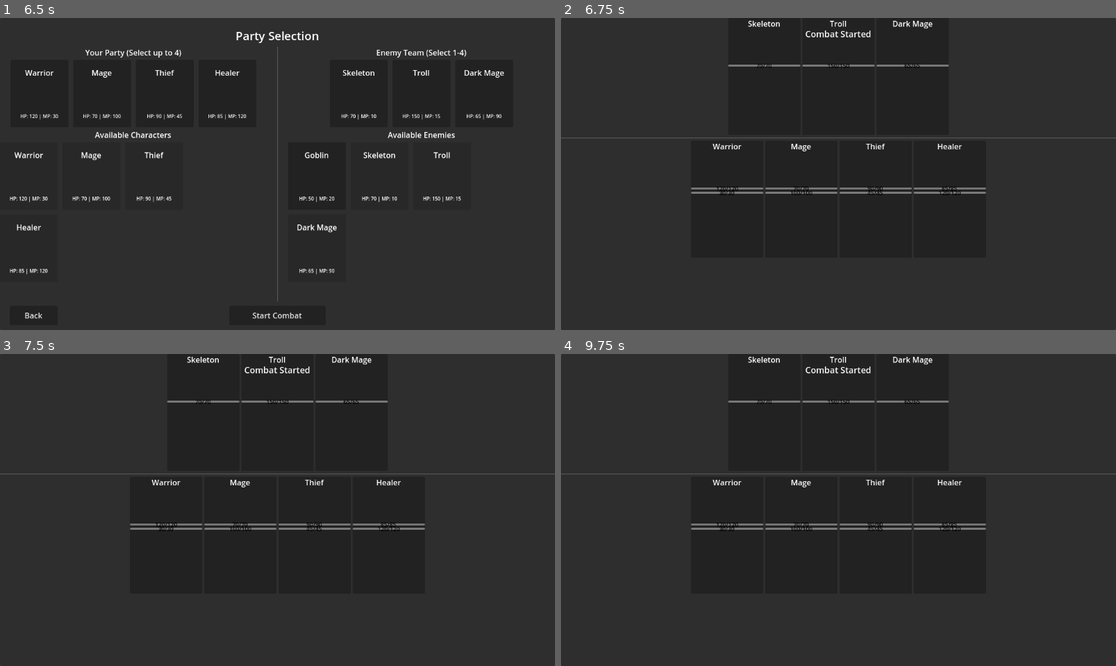
Above: before the commit, frames 1-4 (two rows, left to right).
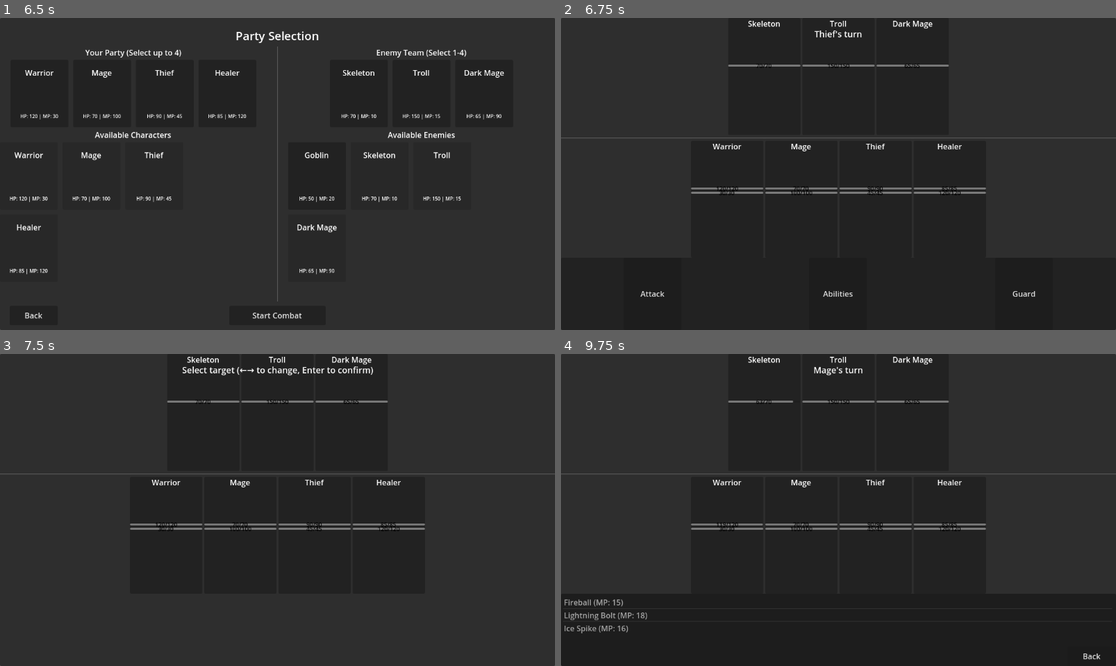
Above: after the commit, the same moments.

Repository: dsabatier/turnbased-gd
Game: Godot game, scene res://Scenes/boot.tscn
Same seed, same stepped clock (60 frames per second), same inputs: the game is played once before the commit and once after it.
Inputs (mouse positions are in pixels of both pictures, inside the frame that each line leads up to):
- Up to frame 1 (6.5 s): click "Start Game" at 0.5 s; click (27, 167) at 1.27 s; click (88, 177) at 2.02 s; click (155, 177) at 2.77 s; click (27, 248) at 3.5 s; click (377, 167) at 4.27 s; click (444, 177) at 5.02 s; click (316, 248) at 5.77 s
- Up to frame 2 (6.75 s): click "Start Combat" at 6.5 s
- Up to frame 3 (7.5 s): click (88, 628) at 7.25 s, where only the run after the commit has a clickable "Attack"
- Up to frame 4 (9.75 s): tap Enter (ui_accept) at 8, 8.85, 9.02, 9.32 s; hold Right (ui_right) 8.03-8.78 s; hold Enter (ui_accept) 8.03-8.78 s; hold Left (ui_left) 8.78-9.5 s; click (838, 628) at 9.5 s, where only the run after the commit has a clickable "Abilities"

Frame 1 is identical in both runs. In frame 2, 0.3% of the frame differs, in the area x 14-86%, y 4-90%; in frame 3, 0.4%; in frame 4, 0.5%, in the area x 0-98%, y 4-98%.

Commit message:
bug fixes

Diff:
--- a/Scripts/Combat/CombatSystem.gd
+++ b/Scripts/Combat/CombatSystem.gd
@@ -18,6 +18,10 @@
 var current_state: CombatState = CombatState.SETUP
 var round_count: int = 0
 
+func _ready() -> void:
+	# Make sure we process turns properly
+	set_process(false)
+
 # Called when entering combat scene
 func initialize_combat(player_team: Array[CombatantResource], enemy_team: Array[CombatantResource]) -> void:
 	# Clear any existing combatants
@@ -39,7 +43,9 @@
 
 	current_state = CombatState.COMBAT_STARTING
 	round_count = 0
-	start_combat()
+
+	# Defer starting combat to avoid issues with signal connections
+	call_deferred("start_combat")
 
 # Start the combat sequence
 func start_combat() -> void:
@@ -68,6 +74,9 @@
 
 # Start the next combatant's turn
 func start_next_turn() -> void:
+	if current_state == CombatState.COMBAT_ENDED:
+		return
+
 	if current_combatant_index >= turn_order.size():
 		end_round()
 		return
@@ -83,11 +92,19 @@
 	# Process turn start effects
 	current_combatant.process_status_effects(StatusEffectResource.TriggerType.TURN_START)
 
+	# Check if combatant died from status effects
+	if current_combatant.current_hp <= 0:
+		current_combatant_index += 1
+		start_next_turn()
+		return
+
 	# Signal turn started
 	emit_signal("turn_started", current_combatant)
 
 	# If it's an enemy, we'll need to handle AI decision making
 	if !current_combatant.is_player:
+		# Add a small delay to make enemy turns visible to the player
+		await get_tree().create_timer(0.5).timeout
 		perform_enemy_action(current_combatant)
 
 # Process an action from a combatant
@@ -138,6 +155,7 @@
 
 	# Deduct MP
 	user.current_mp -= ability.mp_cost
+	user.emit_signal("mp_changed", user.current_mp, user.get_modified_stat("max_mp"))
 
 	# Process ability effects based on its type
 	# This would need to be expanded based on your ability implementation
@@ -219,15 +237,29 @@
 	var valid_targets: Array[Combatant] = []
 
 	if target_enemies:
-		# Get enemy targets
-		for target in enemy_combatants:
-			if target.current_hp > 0:
-				valid_targets.append(target)
+		# Targeting enemies (for either player or enemy)
+		if combatant.is_player:
+			# Player targeting enemies
+			for target in enemy_combatants:
+				if target.current_hp > 0:
+					valid_targets.append(target)
+		else:
+			# Enemy targeting players
+			for target in player_combatants:
+				if target.current_hp > 0:
+					valid_targets.append(target)
 	else:
-		# Get player targets
-		for target in player_combatants:
-			if target.current_hp > 0:
-				valid_targets.append(target)
+		# Targeting allies
+		if combatant.is_player:
+			# Player targeting players
+			for target in player_combatants:
+				if target.current_hp > 0:
+					valid_targets.append(target)
+		else:
+			# Enemy targeting enemies
+			for target in enemy_combatants:
+				if target.current_hp > 0:
+					valid_targets.append(target)
 
 	return valid_targets
 
@@ -281,6 +313,10 @@
 				combatant.current_hp = min(combatant.current_hp + hp_regen, combatant.max_hp)
 				combatant.current_mp = min(combatant.current_mp + mp_regen, combatant.max_mp)
 
+				# Make sure signals are emitted for UI updates
+				combatant.emit_signal("hp_changed", combatant.current_hp, combatant.get_modified_stat("max_hp"))
+				combatant.emit_signal("mp_changed", combatant.current_mp, combatant.get_modified_stat("max_mp"))
+
 	emit_signal("combat_ended", player_won)
 
 # Generate a random enemy team for the next battle
--- a/Scripts/UI/CombatUI.gd
+++ b/Scripts/UI/CombatUI.gd
@@ -42,6 +42,9 @@
 	back_button.pressed.connect(_on_back_button_pressed)
 	ability_list.item_selected.connect(_on_ability_selected)
 
+	# Handle input for target selection
+	set_process_input(true)
+
 func initialize(combat_sys: CombatSystem) -> void:
 	combat_system = combat_sys
 
@@ -51,6 +54,9 @@
 
 	# Create UI cards for each combatant
 	_create_combatant_cards()
+
+	# Show initial status
+	status_label.text = "Combat started"
 
 func _create_combatant_cards() -> void:
 	# Clear existing cards
@@ -132,6 +138,9 @@
 	_show_action_menu()
 
 func _on_ability_selected(index: int) -> void:
+	if index < 0 or index >= current_combatant.abilities.size():
+		return
+
 	selected_action = CombatSystem.ActionType.ABILITY
 	selected_ability = current_combatant.abilities[index]
 
@@ -175,6 +184,9 @@
 	selected_target_index = 0
 	_update_target_cursor()
 
+	# Update status to guide the player
+	status_label.text = "Select target (←→ to change, Enter to confirm)"
+
 func _update_target_cursor() -> void:
 	# Position the cursor over the selected target
 	var target = potential_targets[selected_target_index]
@@ -193,17 +205,21 @@
 		target_cursor.global_position = target_card.global_position + Vector2(target_card.size.x / 2, -20)
 
 		# Update status text
-		status_label.text = "Select target: " + target.display_name
+		status_label.text = "Target: " + target.display_name + " (←→ to change, Enter to confirm)"
 
 func _input(event: InputEvent) -> void:
 	# Only process input during target selection
-	if !target_cursor.visible:
+	if !target_cursor.visible or potential_targets.is_empty():
 		return
 
 	if event.is_action_pressed("ui_right") or event.is_action_pressed("ui_left"):
 		# Change target
-		selected_target_index = (selected_target_index + 1) % potential_targets.size()
+		if event.is_action_pressed("ui_right"):
+			selected_target_index = (selected_target_index + 1) % potential_targets.size()
+		else:
+			selected_target_index = (selected_target_index - 1 + potential_targets.size()) % potential_targets.size()
 		_update_target_cursor()
+		get_viewport().set_input_as_handled()
 
 	elif event.is_action_pressed("ui_accept"):
 		# Confirm target selection
@@ -218,11 +234,13 @@
 
 		# Hide cursor after action
 		target_cursor.visible = false
+		get_viewport().set_input_as_handled()
 
 	elif event.is_action_pressed("ui_cancel"):
 		# Cancel target selection and return to action menu
 		target_cursor.visible = false
 		_show_action_menu()
+		get_viewport().set_input_as_handled()
 
 func _on_combat_ended(player_won: bool) -> void:
 	# Hide action panel and target cursor
@@ -233,6 +251,6 @@
 	status_label.text = "Victory!" if player_won else "Defeat!"
 
 	# Show end combat dialog
-	end_combat_dialog.dialog_title = "Combat Ended"
+	end_combat_dialog.title = "Combat Ended"
 	end_combat_dialog.dialog_text = "You " + ("won" if player_won else "lost") + " the battle!"
 	end_combat_dialog.visible = true
--- a/Scripts/UI/StatusIcon.gd
+++ b/Scripts/UI/StatusIcon.gd
@@ -5,24 +5,41 @@
 var duration: int
 var description: String
 
+# Use @onready to ensure these are properly initialized after the scene is loaded
 @onready var icon_label = $IconLabel
 @onready var duration_label = $DurationLabel
 
+func _ready():
+	# Ensure all child nodes are properly loaded
+	if !icon_label or !duration_label:
+		push_error("StatusIcon: Required child nodes not found")
+		return
+
 func setup(effect: StatusEffect) -> void:
+	# Wait for nodes to be ready if needed
+	if !is_inside_tree():
+		await ready
+
+	if !icon_label or !duration_label:
+		push_error("StatusIcon: Required child nodes not found")
+		return
+
 	effect_name = effect.display_name
 	duration = effect.duration
 	description = effect.description
 
 	# Set a simple text representation (could be replaced with proper icons)
-	icon_label.text = effect_name.substr(0, 1)  # First letter as a placeholder
+	if effect_name and effect_name.length() > 0:
+		icon_label.text = effect_name.substr(0, 1)  # First letter as a placeholder
+	else:
+		icon_label.text = "?"
 
 	# Show duration if applicable
 	if duration > 0:
 		duration_label.text = str(duration)
+		duration_label.visible = true
 	else:
 		duration_label.visible = false
 
 	# Set tooltip
 	tooltip_text = effect_name + "\n" + description
-
-	# You could set a custom color based on effect type here
